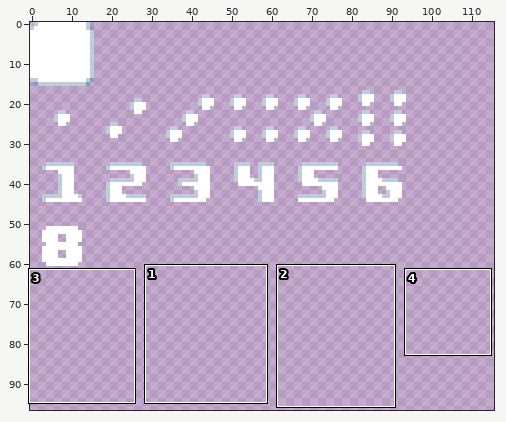
Pixel-art file -- DiceGameAseprite.aseprite. Above, an overview of the earlier version with the close-up marked.
Close-up. Before the commit:
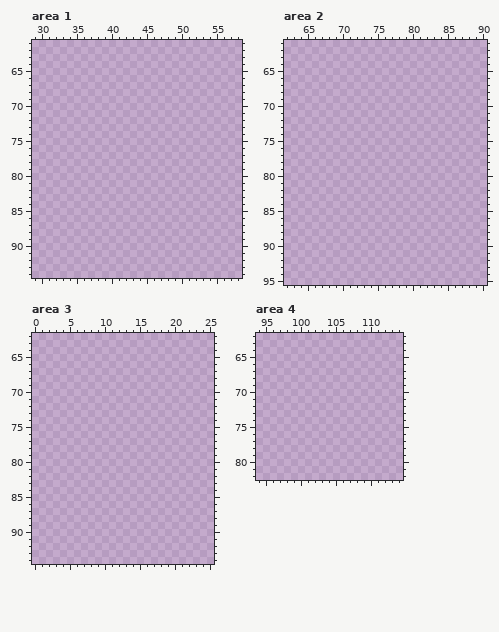
128x128 pixels, 1 frame. Shown: area 1: x 29..58, y 61..94; area 2: x 62..90, y 61..95; area 3: x 0..25, y 62..94; area 4: x 94..114, y 62..82. The wide view leaves out empty margins.
Once edited:
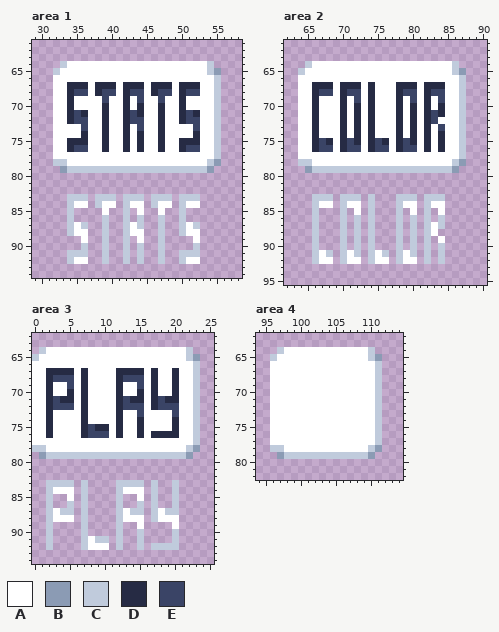
Palette (. is transparent): A #ffffff  B #8b9bb4  C #c0cbdc  D #262b44  E #3a4466
Changes in this commit:
layer "Layer 2" added
--- area 1, layers "Layer 2", "Layer 1"
@@ x 29..58 @@
 63 ..............................
-64 ..............................
-65 ..............................
-66 ..............................
-67 ..............................
-68 ..............................
-69 ..............................
-70 ..............................
-71 ..............................
-72 ..............................
-73 ..............................
-74 ..............................
-75 ..............................
-76 ..............................
-77 ..............................
-78 ..............................
-79 ..............................
+64 ....CAAAAAAAAAAAAAAAAAAAAC....
+65 ...CAAAAAAAAAAAAAAAAAAAAACB...
+66 ...AAAAAAAAAAAAAAAAAAAAAAAC...
+67 ...AADDDADDDADDDADDDADDDAAC...
+68 ...AADEEADEEADEEADEEADEEAAC...
+69 ...AADAAAAEAADAEAAEAADAAAAC...
+70 ...AADAAAADAADADAADAADAAAAC...
+71 ...AADEDAADAADEDAADAADEDAAC...
+72 ...AADEEAADAADEEAADAADEEAAC...
+73 ...AAAAEAADAADAEAADAAAAEAAC...
+74 ...AAAADAADAADADAADAAAADAAC...
+75 ...AADDDAADAADADAADAADDDAAC...
+76 ...AADEEAADAADADAADAADEEAAC...
+77 ...AAAAAAAAAAAAAAAAAAAAAAAC...
+78 ...CCAAAAAAAAAAAAAAAAAAAACB...
+79 ....BCCCCCCCCCCCCCCCCCCCCB....
 80 ..............................
@@ x 29..58 @@
 82 ..............................
-83 ..............................
-84 ..............................
-85 ..............................
-86 ..............................
-87 ..............................
-88 ..............................
-89 ..............................
-90 ..............................
-91 ..............................
-92 ..............................
+83 .....CCC.CCC.CCC.CCC.CCC......
+84 .....CAA.CAA.CAA.CAA.CAA......
+85 .....C....A..C.A..A..C........
+86 .....C....C..C.C..C..C........
+87 .....CAC..C..CAC..C..CAC......
+88 .....CAA..C..CAA..C..CAA......
+89 .......A..C..C.A..C....A......
+90 .......C..C..C.C..C....C......
+91 .....CCC..C..C.C..C..CCC......
+92 .....CAA..C..C.C..C..CAA......
 93 ..............................
--- area 2, layers "Layer 2", "Layer 1"
@@ x 62..90 @@
 63 .............................
-64 .............................
-65 .............................
-66 .............................
-67 .............................
-68 .............................
-69 .............................
-70 .............................
-71 .............................
-72 .............................
-73 .............................
-74 .............................
-75 .............................
-76 .............................
-77 .............................
-78 .............................
-79 .............................
+64 ...CAAAAAAAAAAAAAAAAAAAAC....
+65 ..CAAAAAAAAAAAAAAAAAAAAACB...
+66 ..AAAAAAAAAAAAAAAAAAAAAAAC...
+67 ..AADDDADDDADAAADDDADDDAAC...
+68 ..AADEEADEEADAAADEEADEEAAC...
+69 ..AADAAADAEADAAADAEADAEAAC...
+70 ..AADAAADADADAAADADADADAAC...
+71 ..AADAAADADADAAADADADEDAAC...
+72 ..AADAAADADADAAADADADEAAAC...
+73 ..AADAAADADADAAADADADAEAAC...
+74 ..AADAAADADADAAADADADADAAC...
+75 ..AADEDADEDADEDADEDADADAAC...
+76 ..AADEEADEEADEEADEEADADAAC...
+77 ..AAAAAAAAAAAAAAAAAAAAAAAC...
+78 ..CCAAAAAAAAAAAAAAAAAAAACB...
+79 ...BCCCCCCCCCCCCCCCCCCCCB....
 80 .............................
@@ x 62..90 @@
 82 .............................
-83 .............................
-84 .............................
-85 .............................
-86 .............................
-87 .............................
-88 .............................
-89 .............................
-90 .............................
-91 .............................
-92 .............................
+83 ....CCC.CCC.C...CCC.CCC......
+84 ....CAA.CAA.C...CAA.CAA......
+85 ....C...C.A.C...C.A.C.A......
+86 ....C...C.C.C...C.C.C.C......
+87 ....C...C.C.C...C.C.CAC......
+88 ....C...C.C.C...C.C.CA.......
+89 ....C...C.C.C...C.C.C.A......
+90 ....C...C.C.C...C.C.C.C......
+91 ....CAC.CAC.CAC.CAC.C.C......
+92 ....CAA.CAA.CAA.CAA.C.C......
 93 .............................
--- area 3, layers "Layer 2", "Layer 1"
@@ x 0..25 @@
 63 ..........................
-64 ..........................
-65 ..........................
-66 ..........................
-67 ..........................
-68 ..........................
-69 ..........................
-70 ..........................
-71 ..........................
-72 ..........................
-73 ..........................
-74 ..........................
-75 ..........................
-76 ..........................
-77 ..........................
-78 ..........................
-79 ..........................
+64 .CAAAAAAAAAAAAAAAAAAAAC...
+65 CAAAAAAAAAAAAAAAAAAAAACB..
+66 AAAAAAAAAAAAAAAAAAAAAAAC..
+67 AADDDDADAAAADDDDADAADAAC..
+68 AADEEEADAAAADEEEADAADAAC..
+69 AADAAEADAAAADAAEADAADAAC..
+70 AADAADADAAAADAADADAADAAC..
+71 AADEDDADAAAADEDDADEDDAAC..
+72 AADEEEADAAAADEEEADEEEAAC..
+73 AADAAAADAAAADAAEAAAAEAAC..
+74 AADAAAADAAAADAADAAAADAAC..
+75 AADAAAADEDDADAADAAAADAAC..
+76 AADAAAADEEEADAADADDDDAAC..
+77 AAAAAAAAAAAAAAAAAAAAAAAC..
+78 CCAAAAAAAAAAAAAAAAAAAACB..
+79 .BCCCCCCCCCCCCCCCCCCCCB...
 80 ..........................
@@ x 0..25 @@
 82 ..........................
-83 ..........................
-84 ..........................
-85 ..........................
-86 ..........................
-87 ..........................
-88 ..........................
-89 ..........................
-90 ..........................
-91 ..........................
-92 ..........................
+83 ..CCCC.C....CCCC.C..C.....
+84 ..CAAA.C....CAAA.C..C.....
+85 ..C..A.C....C..A.C..C.....
+86 ..C..C.C....C..C.C..C.....
+87 ..CACC.C....CACC.CACC.....
+88 ..CAAA.C....CAAA.CAAA.....
+89 ..C....C....C..A....A.....
+90 ..C....C....C..C....C.....
+91 ..C....CACC.C..C....C.....
+92 ..C....CAAA.C..C.CCCC.....
 93 ..........................
--- area 4, layer "Layer 1"
@@ x 94..114 @@
 63 .....................
-64 .....................
-65 .....................
-66 .....................
-67 .....................
-68 .....................
-69 .....................
-70 .....................
-71 .....................
-72 .....................
-73 .....................
-74 .....................
-75 .....................
-76 .....................
-77 .....................
-78 .....................
-79 .....................
+64 ...CAAAAAAAAAAAAC....
+65 ..CAAAAAAAAAAAAACB...
+66 ..AAAAAAAAAAAAAAAC...
+67 ..AAAAAAAAAAAAAAAC...
+68 ..AAAAAAAAAAAAAAAC...
+69 ..AAAAAAAAAAAAAAAC...
+70 ..AAAAAAAAAAAAAAAC...
+71 ..AAAAAAAAAAAAAAAC...
+72 ..AAAAAAAAAAAAAAAC...
+73 ..AAAAAAAAAAAAAAAC...
+74 ..AAAAAAAAAAAAAAAC...
+75 ..AAAAAAAAAAAAAAAC...
+76 ..AAAAAAAAAAAAAAAC...
+77 ..AAAAAAAAAAAAAAAC...
+78 ..CCAAAAAAAAAAAACB...
+79 ...BCCCCCCCCCCCCB....
 80 .....................
Pixel boxes of the changes (left, top, right, bottom) in both close-ups:
added: (53, 61, 221, 264)
added: (298, 61, 466, 264)
added: (32, 347, 200, 459)
added: (46, 480, 179, 550)
added: (270, 347, 382, 459)
